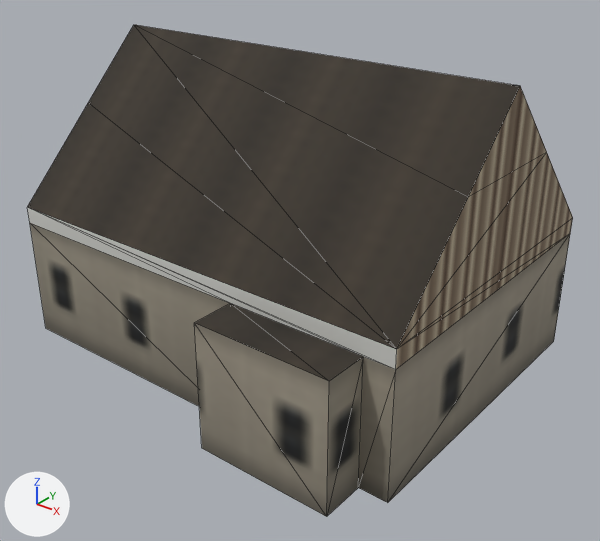
Two versions of the glTF model assets/coronado_kit/buildings/houses/tudor_stucco/house_tudor_stucco_far.glb, one commit apart.
One viewpoint serves both versions: a 50 mm lens placed at (13.75, -16.4, 12.74), pointed at (0.96, -0.42, 2.83). Lighting does not change. The marker at lower left points along +X, +Y and +Z. The picture after the commit comes second. Mesh edges are drawn as thin lines. Vertices at exactly the same position are counted once.

Names of what the first picture shows: 'house_tudor_stucco_far'.
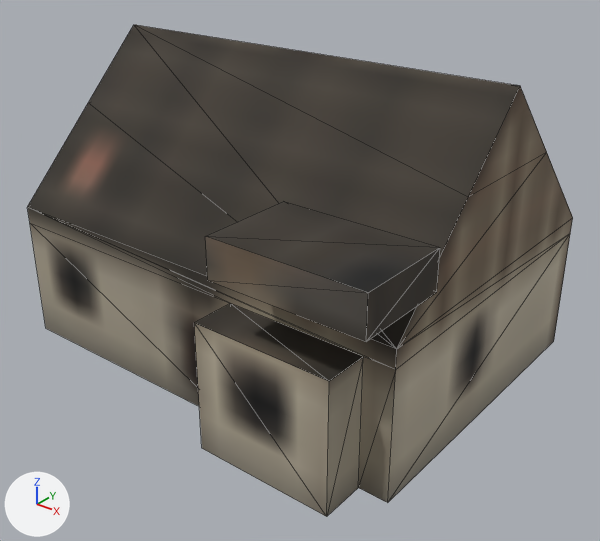
Changed parts and their boxes [x1, y1, x2, y2] in the pictures (600 x 541 px):
'house_tudor_stucco_far', surface changed, reshaped
    both: [27, 25, 573, 517]
part 1 of me_house_tudor_stucco_far, added
    after: [205, 202, 440, 342]
part 2 of me_house_tudor_stucco_far, surface changed
    both: [27, 39, 573, 517]
part 3 of me_house_tudor_stucco_far, recoloured
    both: [27, 88, 573, 517]

Edits to the bpy script that builds the scene:
```text
Add img_bld_lod_color_png:
    img_bld_lod_color_png = load_image('bld_lod_color.png', '../../../textures/bld_lod_color.png', 2048, 2048, 'sRGB')
Change mat_bld_far:
    where n0 = _N.new('ShaderNodeBsdfPrincipled'); n0.name = 'Principled BSDF'
    n0.inputs[2].default_value: 0.9 -> 0.85  # 'Roughness'
    where n4 = _N.new('ShaderNodeTexImage'); n4.name = 'Image Texture'
    n4.image: img_far_color_png -> img_bld_lod_color_png
    add n4.extension = 'EXTEND'
Change me_house_tudor_stucco_far:
    used by ob_house_tudor_stucco_far; location = (0.0, 0.0, 0.0)
    remove me_house_tudor_stucco_far.from_pydata(...)  # 26 vertices, 42 faces; spans x -6.25..6.25, y -5.1..5.1, z 0.0..8.48
    add me_house_tudor_stucco_far.from_pydata(...)  # 34 vertices, 52 faces; spans x -6.25..6.55, y -5.48..5.1, z 0.0..8.48
    me_house_tudor_stucco_far part 1
    8 vertices are added at x 2.55..6.55, y -5.48..-2.98, z 5.0..6.0
    10 new faces join them
    me_house_tudor_stucco_far part 2: 42 kept faces spanning x -6.25..6.25, y -5.1..5.1, z 0.0..8.48 get new texture (UV) coordinates
    me_house_tudor_stucco_far part 3: 32 kept faces spanning x -6.25..6.25, y -5.1..5.1, z 0.0..8.48 get new vertex colours
```
